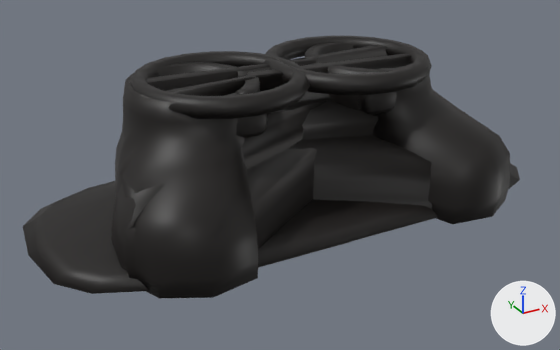
What one commit did to the glTF model assets/pirates/items/v5/boots_gold_male_hi.glb.
Camera for both pictures: a 50 mm camera at (-0.454, -0.844, 0.434) aimed at (-0.034, -0.08, 0.052). Every picture has the same lights, and +X, +Y and +Z are marked at lower right. The older version comes first. Vertices at exactly the same position are counted once.

The older version as bpy lines, for what is in view:
```python
me_boots_gold_male_hi = bpy.data.meshes.new('boots_gold_male_hi')
me_boots_gold_male_hi.from_pydata(...)  # 3032 vertices, 6064 faces; spans x -0.335..0.333, y -0.222..0.096, z -0.009..0.177
me_boots_gold_male_hi.materials.append(mat_boots_gold)
ob_boots_gold_male_hi = bpy.data.objects.new('boots_gold_male_hi', me_boots_gold_male_hi)
ob_boots_gold_male_hi.location = (0.0, 0.0, 0.0)
```
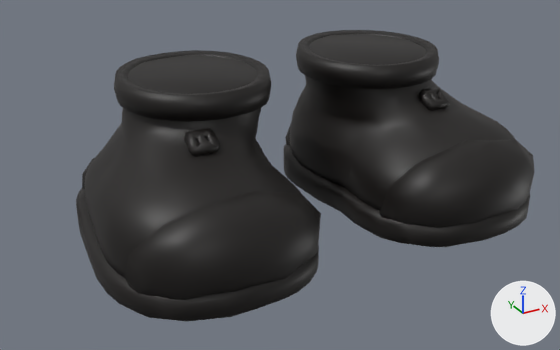
The change in detail:
me_boots_gold_male_hi is used by ob_boots_gold_male_hi; location (0.0, 0.0, 0.0).
me_boots_gold_male_hi had 3032 vertices, 6064 faces and spanned x -0.335..0.333, y -0.222..0.096, z -0.009..0.177.
me_boots_gold_male_hi now has 3508 vertices, 6968 faces and spans x -0.28..0.277, y -0.258..0.09, z -0.007..0.183.
me_boots_gold_male_hi part 1: the loose piece of 477 vertices spanning x -0.259..0.254, y -0.222..0.065, z 0.001..0.172 is rebuilt with 502 vertices and now spans x -0.269..-0.044, y -0.244..0.076, z 0.01..0.178.
me_boots_gold_male_hi part 2: the loose piece of 477 vertices spanning x -0.256..0.251, y -0.219..0.061, z 0.004..0.171 is rebuilt with 502 vertices and now spans x 0.035..0.269, y -0.248..0.078, z 0.007..0.181.
me_boots_gold_male_hi part 3: the loose piece of 477 vertices spanning x -0.258..0.255, y -0.221..0.064, z 0.001..0.173 is rebuilt with 502 vertices and now spans x -0.272..-0.041, y -0.248..0.079, z 0.007..0.181.
me_boots_gold_male_hi part 4: the loose piece of 120 vertices spanning x -0.021..0.197, y -0.143..0.074, z 0.155..0.177 is rebuilt with 140 vertices and now spans x 0.033..0.207, y -0.127..0.059, z 0.156..0.181.
me_boots_gold_male_hi part 5: the loose piece of 120 vertices spanning x -0.017..0.193, y -0.14..0.071, z 0.158..0.174 is rebuilt with 140 vertices and now spans x 0.029..0.211, y -0.131..0.063, z 0.155..0.183.
me_boots_gold_male_hi part 6: the loose piece of 92 vertices spanning x -0.335..0.183, y -0.192..0.096, z -0.009..0.022 is rebuilt with 122 vertices and now spans x -0.28..-0.034, y -0.256..0.09, z -0.007..0.033.
me_boots_gold_male_hi part 7: the loose piece of 92 vertices spanning x -0.185..0.333, y -0.191..0.095, z -0.009..0.022 is rebuilt with 122 vertices and now spans x 0.028..0.277, y -0.255..0.089, z -0.007..0.033.
me_boots_gold_male_hi part 8: the loose piece of 69 vertices spanning x 0.064..0.116, y -0.118..-0.095, z 0.12..0.16 is deleted.
me_boots_gold_male_hi part 9: the loose piece of 69 vertices spanning x -0.116..-0.064, y -0.115..-0.092, z 0.12..0.16 is deleted.
me_boots_gold_male_hi part 10: 2 vertices moved within x -0.171..0.176, y -0.093..-0.09, z 0.149..0.155; 595 vertices removed from x -0.254..0.252, y -0.218..0.074, z 0.004..0.177; 1092 vertices added at x -0.27..0.267, y -0.258..0.089, z 0.0..0.183.
Other edits to the shape of me_boots_gold_male_hi do not show in these pictures.

Where the change shows, as pixel boxes [x1, y1, x2, y2] in the pictures (560 x 350 px; the box of a moved part takes in the faces that stretch with it):
'boots_gold_male_hi', reshaped (8% narrower, 11% taller)
    before: [23, 36, 520, 298]
    after: [76, 30, 534, 322]
part 1 of me_boots_gold_male_hi, rebuilt (not visible afterwards)
    before: [111, 45, 488, 298]
part 2 of me_boots_gold_male_hi, rebuilt (not visible before)
    after: [290, 34, 516, 211]
part 3 of me_boots_gold_male_hi, rebuilt (45% narrower)
    before: [111, 42, 510, 279]
    after: [84, 55, 301, 278]
part 4 of me_boots_gold_male_hi, rebuilt (not visible afterwards)
    before: [264, 36, 432, 95]
part 5 of me_boots_gold_male_hi, rebuilt (not visible before)
    after: [296, 30, 439, 89]
part 6 of me_boots_gold_male_hi, rebuilt
    before: [23, 181, 371, 294]
    after: [76, 188, 319, 322]
part 7 of me_boots_gold_male_hi, rebuilt
    before: [313, 163, 520, 244]
    after: [284, 144, 530, 247]
part 8 of me_boots_gold_male_hi, deleted
    before: [359, 91, 396, 115]
part 9 of me_boots_gold_male_hi, deleted
    before: [236, 114, 268, 138]
part 10 of me_boots_gold_male_hi, moved or reshaped
    before: [130, 51, 310, 119]
    after: [82, 50, 534, 300]
